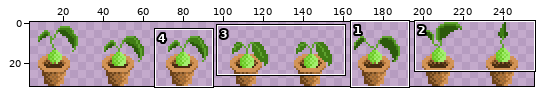
Two states of a sprite sheet, Out Of Project Assets/Art/PNGs/Animations/character/charBackAttack.png. Above, an overview of the earlier version with the close-up marked.
Close-up. First the earlier version:
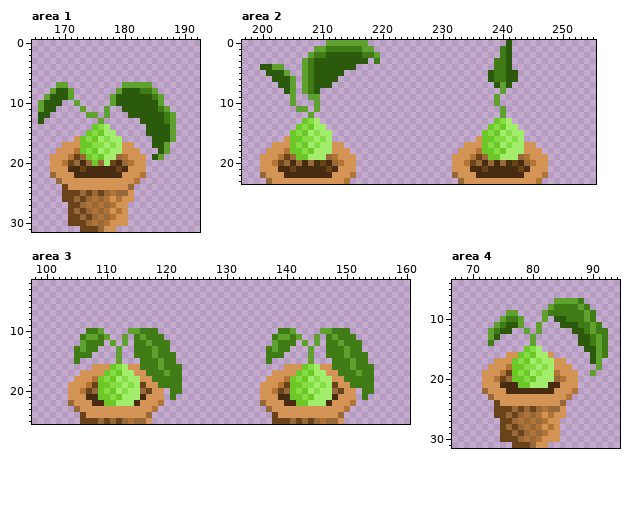
The file is 256x32 pixels. Shown: area 1: x 165..192, y 0..31; area 2: x 197..255, y 0..23; area 3: x 98..160, y 2..25; area 4: x 67..94, y 4..31. The wide view leaves out empty margins.
The same view after the edit:
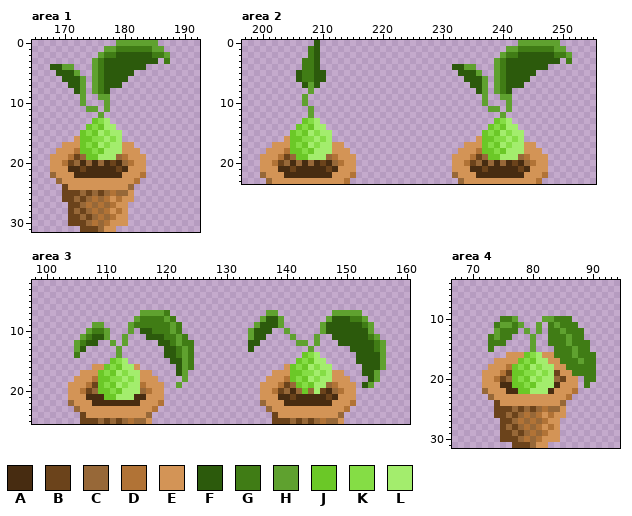
Palette (. is transparent): A #472c11  B #6b431b  C #976838  D #b17336  E #d39456  F #2c5a0c  G #407c15  H #5fa12f  J #6bc827  K #85dd45  L #a3ed6d
From old to new:
Area 1:
y 0: x 179..185 ....... -> HHHHHHH
y 1: x 177..186 .......... -> HHGGGGGGHH
y 2: x 176..187 ............ -> HGGFFFFFFGGH
y 3: x 175..185 ........... -> HGFFFFFFFFF; x 187 . -> G
y 4: x 168..171 .... -> FFHH; x 175..183 ......... -> HGFFFFFFF
y 5: x 169..172 .... -> FFFH; x 175..181 ....... -> HGFFFFF
y 6: x 170..173 .... -> FFFH; x 175..180 ...... -> HGFFFF
y 7: x 169..173 HH... -> ..FFH; x 175..184 .....HHHHH -> HGFFF.....
y 8: x 168..173 HFFH.. -> ....FH; x 175..177 ... -> HGF; x 179..185 HFFFGGH -> .......
y 9: x 167..171 HFFFH -> .....; x 173 . -> H; x 176..186 ..HFFFFFFGH -> HH.........
y 10: x 166..169 HFFF -> ....; x 172..173 H. -> .H; x 177..186 .HFFFFFFFH -> H.........
y 11: x 166..168 HFF -> ...; x 173..175 H.. -> .HH; x 180..187 FFFFFFGH -> ........
y 12: x 166..167 FF -> ..; x 174..177 HH.H -> ..H.; x 181..188 FFFFFFGH -> ........
y 13: x 166 F -> .; x 175..177 .H. -> JKL; x 183..188 FFFFGH -> ......
y 14: x 174..176 .JK -> JKJ; x 178 . -> L; x 184..188 FFFFH -> .....
y 15: x 173..177 .JKJL -> JKJLK; x 179 . -> L; x 184..188 FFFFH -> .....
y 16: x 174..178 KJLKL -> JKKLK; x 185..188 FFFH -> ....
y 17: x 174..178 JKKLK -> KJLKL; x 185..187 FFH -> ...
y 18: x 174..177 KJLK -> JKJL; x 186..187 FH -> ..
y 19: x 175..176 KJ -> JL; x 185..186 FH -> ..
y 20: x 175 J -> A; x 177 L -> A
Area 2:
y 0: x 209 . -> F; x 211..217 HHHHHHH -> .......; x 241 F -> .; x 243..249 ....... -> HHHHHHH
y 1: x 208..218 .HHGGGGGGHH -> GF.........; x 240..250 GF......... -> .HHGGGGGGHH
y 2: x 208..219 HGGFFFFFFGGH -> GF..........; x 240..251 GF.......... -> HGGFFFFFFGGH
y 3: x 207 H -> G; x 210..217 FFFFFFFF -> ........; x 219 G -> .; x 239 G -> H; x 242..249 ........ -> FFFFFFFF; x 251 . -> G
y 4: x 200..203 FFHH -> ....; x 207 H -> G; x 210..215 FFFFFF -> ......; x 232..235 .... -> FFHH; x 239 G -> H; x 242..247 ...... -> FFFFFF
y 5: x 201..204 FFFH -> ....; x 206..207 .H -> FG; x 211..213 FFF -> ...; x 233..236 .... -> FFFH; x 238..239 FG -> .H; x 243..245 ... -> FFF
y 6: x 202..207 FFFH.H -> ....FG; x 211..212 FF -> ..; x 234..239 ....FG -> FFFH.H; x 243..244 .. -> FF
y 7: x 203..205 FFH -> ...; x 207..208 HG -> FH; x 210..211 FF -> ..; x 235..237 ... -> FFH; x 239..240 FH -> HG; x 242..243 .. -> FF
y 8: x 204..205 FH -> ..; x 207..209 HGF -> .H.; x 236..237 .. -> FH; x 239..241 .H. -> HGF
y 9: x 205 H -> .; x 207..209 .HH -> H..; x 237 . -> H; x 239..241 H.. -> .HH
y 10: x 205 H -> .; x 207 . -> H; x 209 H -> .; x 237 . -> H; x 239 H -> .; x 241 . -> H
y 11: x 206..209 HH.H -> ..H.; x 238..241 ..H. -> HH.H
Area 3:
y 7: x 116..120 ..... -> HHHHG; x 137..138 .. -> HH; x 148..152 ..... -> HHHHH
y 8: x 115..121 ....... -> HGGGGHG; x 136..139 .... -> HFFH; x 147..153 ....... -> HFFFGGH
y 9: x 108..109 .. -> HH; x 114..122 ......... -> HGGGGGGHG; x 135..139 ..... -> HFFFH; x 146..154 ......... -> HFFFFFFGH
y 10: x 107 G -> H; x 109..110 H. -> GH; x 115..117 HGG -> .FF; x 119..122 .... -> GGHG; x 134..137 .... -> HFFF; x 139..141 GGH -> .H.; x 147..154 HGGG.... -> FFFFFFFH
y 11: x 106..109 GHHG -> HGFF; x 115..123 GHGGG.... -> ..FFFGGHG; x 134..136 ... -> HFF; x 138..142 GHHGH -> ...H.; x 147..155 GHGGG.... -> .FFFFFFGH
y 12: x 105..109 .HGGG -> HGFF.; x 115..124 GGHGGG.... -> ....FFGHGG; x 134..135 .. -> FF; x 138..142 HGGG. -> ....H; x 147..156 GGHGGG.... -> ..FFFFFFGH
y 13: x 105..108 GHGG -> HF..; x 115..124 GGGHGG.... -> .....FFGHG; x 134 . -> F; x 137..140 GHGG -> ....; x 147..156 GGGHGG.... -> ....FFFFGH
y 14: x 106..107 GG -> ..; x 115..124 GGGHGGG... -> .....FFGHG; x 137..139 GGG -> ...; x 143..145 .H. -> JKL; x 147..156 GGGHGGG... -> .....FFFFH
y 15: x 105 G -> .; x 111..113 .H. -> JKL; x 116..124 GGGHGG... -> .....FFHG; x 137 G -> .; x 142..146 ..H.. -> JKJLL; x 148..156 GGGHGG... -> ....FFFFH
y 16: x 110..112 EJK -> JKJ; x 114 E -> L; x 116..124 GGGHGGG.. -> ......FHG; x 141..142 EE -> JK; x 144..156 KLEEGGGHGGG.. -> LKLL.....FFFH
y 17: x 109..113 EJKJL -> JKJLK; x 115 E -> L; x 117..123 GGGHGG. -> E....FH; x 141 E -> J; x 144 J -> K; x 146..147 LE -> KL; x 149..155 GGGHGG. -> E...FFH
y 18: x 110..114 KJLKL -> JKKLK; x 118..123 GGGGG. -> E....H; x 150..155 GGGGG. -> E...FH
y 19: x 110..114 JKKLK -> KJLKL; x 116 B -> D; x 119..122 GGGG -> E..H; x 141 J -> C; x 144 K -> J; x 146..148 KLB -> LCD; x 151..154 GGGG -> E.FH
y 20: x 110..113 KJLK -> JKJL; x 117 B -> D; x 121..122 GG -> ..; x 141..142 JK -> AC; x 144..147 LKLL -> CLBA; x 149 B -> D; x 153..154 GG -> ..
y 21: x 109 J -> A; x 111..112 KJ -> JL; x 115 L -> A; x 121 G -> .; x 141..147 JJKJLLL -> BAAAAAB; x 153 G -> .
y 22: x 110..114 JJLLL -> AAAAA; x 142..146 JJLLL -> AAAAA
Area 4:
y 7: x 84..88 HHHHG -> .....
y 8: x 83..89 HGGGGHG -> .......
y 9: x 76..77 HH -> ..; x 82..90 HGGGGGGHG -> .........
y 10: x 75 H -> G; x 77..78 GH -> H.; x 83..85 .FF -> HGG; x 87..90 GGHG -> ....
y 11: x 74..77 HGFF -> GHHG; x 83..91 ..FFFGGHG -> GHGGG....
y 12: x 73..77 HGFF. -> .HGGG; x 83..92 ....FFGHGG -> GGHGGG....
y 13: x 73..76 HF.. -> GHGG; x 83..92 .....FFGHG -> GGGHGG....
y 14: x 74..75 .. -> GG; x 83..92 .....FFGHG -> GGGHGGG...
y 15: x 73 . -> G; x 79..81 JKL -> .H.; x 84..92 .....FFHG -> GGGHGG...
y 16: x 78..80 JKJ -> EJK; x 82 L -> E; x 84..92 ......FHG -> GGGHGGG..
y 17: x 77..81 JKJLK -> EJKJL; x 83 L -> E; x 85..91 E....FH -> GGGHGG.
y 18: x 78..82 JKKLK -> KJLKL; x 86..91 E....H -> GGGGG.
y 19: x 78..82 KJLKL -> JKKLK; x 84 D -> B; x 87..90 E..H -> GGGG
y 20: x 78..81 JKJL -> KJLK; x 85 D -> B; x 89..90 .. -> GG
y 21: x 77 A -> J; x 79..80 JL -> KJ; x 83 A -> L; x 89 . -> G
y 22: x 78..82 AAAAA -> JJLLL
Boxes around the changes in both close-ups, in picture pixels (x1, y1, x2, y2):
changed: (38, 40, 176, 166)
changed: (260, 40, 380, 112)
changed: (452, 40, 572, 112)
changed: (74, 310, 194, 406)
changed: (248, 310, 386, 406)
changed: (488, 298, 608, 394)
